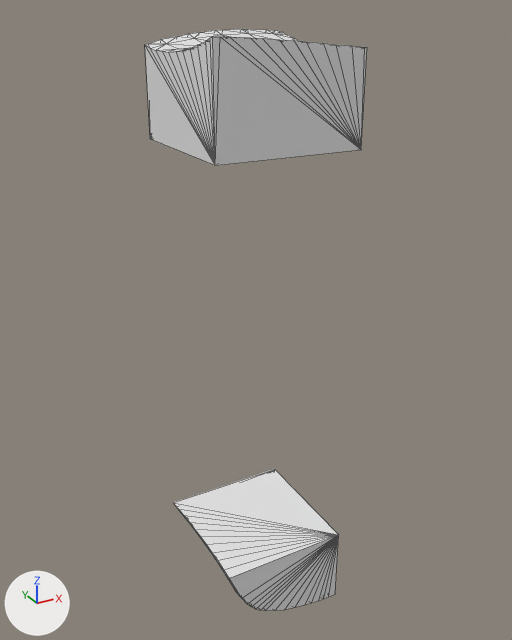
What one commit did to the glTF model assets/terrain/surface_pieces/surf_2_24.glb.
Before and after are seen from a camera (50 mm lens) standing at (-108.58, -32.94, -31.0) and looking at (-97.17, -12.19, -41.37). The axes (+X, +Y, +Z) are drawn at lower left. The lights are the same throughout. The picture after the commit comes second. Mesh edges are drawn as thin lines. Where no turn or scale is listed for an object, it has been applied to the vertices.

In view in the first picture: 'layer_0', 'layer_4'.
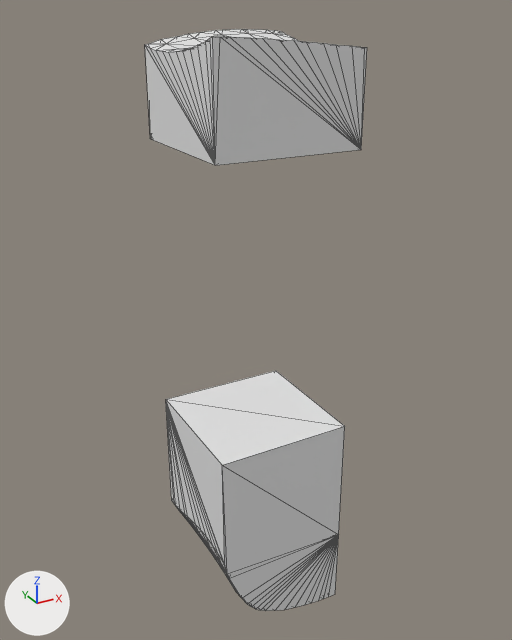
What differs and where, as boxes [x1, y1, x2, y2] in the pictures (512 x 640 px):
```json
{"object": "layer_3", "change": "added", "after": [166, 371, 345, 578]}
{"object": "layer_4", "change": "unchanged, covered by the edit", "before": [173, 469, 339, 611], "after": [175, 505, 339, 611]}
```

The change, as JSON lines over the scene's bpy script:
```json
{"op": "add", "block": "me_layer_3", "code": ["me_layer_3 = bpy.data.meshes.new('layer_3')", "me_layer_3.from_pydata(...)  # 36 vertices, 68 faces; spans x -100.0..-95.0, y -15.0..-10.0, z -50.0..-45.0"]}
{"op": "add", "block": "ob_layer_3", "code": ["ob_layer_3 = bpy.data.objects.new('layer_3', me_layer_3)", "ob_layer_3.location = (0.0, 0.0, 0.0)"]}
```
